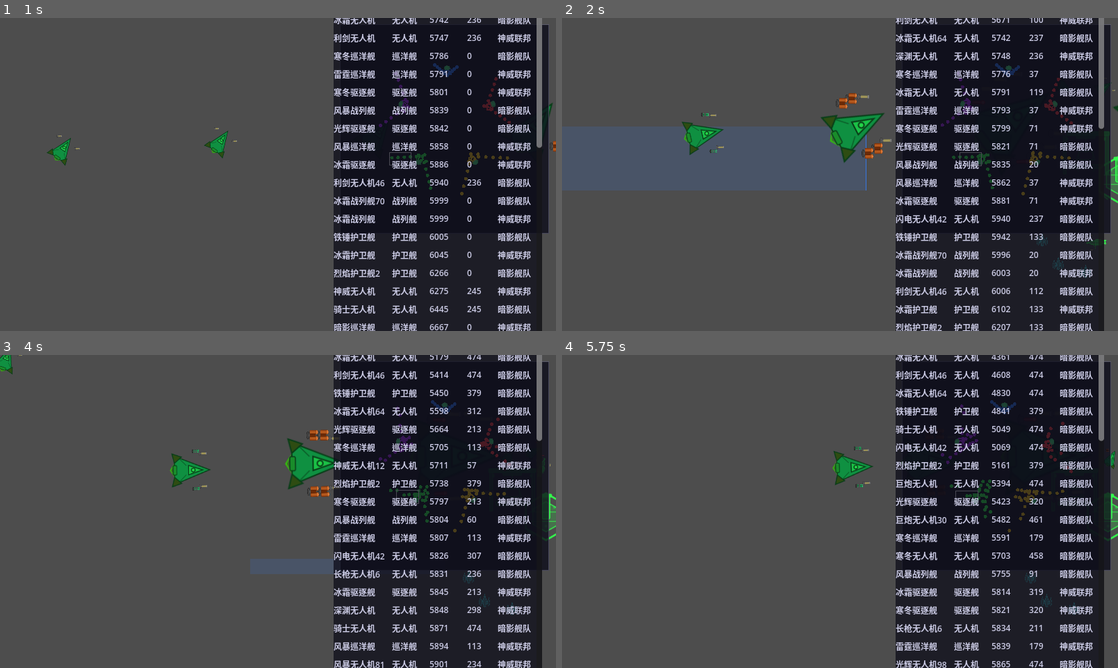
Above: before the commit, frames 1-4 (two rows, left to right).
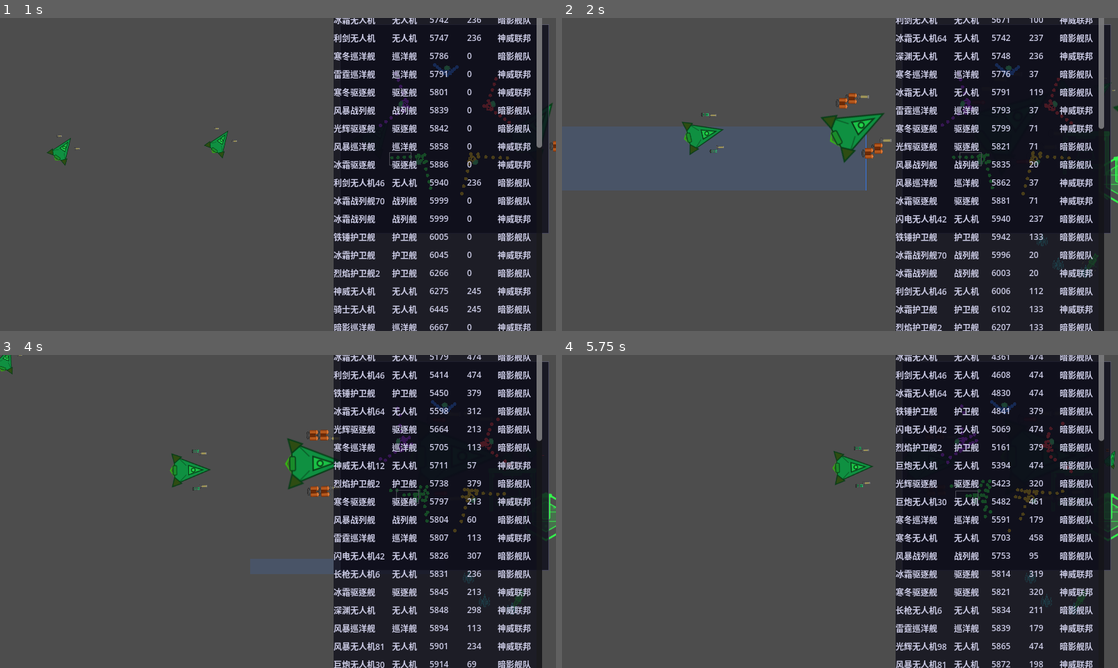
Above: after the commit, the same moments.

Repository: ZhanXuzhao/SpaceRTS
Game: Godot game, scene res://scenes/main.tscn
Two runs of this game, one before a commit and one after it. Both use one fixed random seed, a clock stepped at 60 frames per second and the inputs below.
Inputs (mouse positions are in pixels of both pictures, inside the frame that each line leads up to):
- Up to frame 1 (1 s): tap Enter at 0.5 s; move the mouse to (400, 158) at 0.52 s; hold W from 0.53 s (still down); tap Z at 0.6 s; click (400, 158) at 0.67 s
- Up to frame 2 (2 s): release W at 1.25 s; drag from (728, 190) to (1095, 127) at 1.27 s
- Up to frame 3 (4 s): move the mouse to (333, 442) at 2.02 s; hold W 2.03-2.75 s; tap C at 2.1 s; drag from (250, 574) to (511, 492) at 2.77 s; move the mouse to (444, 558) at 3.52 s; hold A from 3.53 s (still down); tap B at 3.6 s
- Up to frame 4 (5.75 s): release A at 4.25 s; drag from (673, 464) to (1073, 608) at 4.27 s; move the mouse to (867, 511) at 5.02 s; hold A from 5.03 s (still down); tap Q at 5.1 s; click (867, 511) at 5.17 s

Frame 1 is identical in both runs. In frame 2, less than 0.1% of the frame differs, in the area x 72-98%, y 27-81%; in frame 3, 0.9%; in frame 4, 3.9%, in the area x 60-96%, y 22-100%.

Commit message:
Refactor class references & add AI economy, production, and map border systems
- Replace preload constants with global class_name references across
  all scripts (Building, AiController, Minimap, UnitCombat)
- Add AI economy management: mining fleet coordination, miner unit AI
- Add AI production decision-making with shipyard build queues
- Add map border damage: units outside safe radius take %HP/sec
- Add _last_damage_timer to Unit for AI disengagement tracking
- Add Minimap class_name and map border circle drawing (commented out)
- Add game_config constants for map border and shipyard costs/times

Diff:
--- a/game_config.gd
+++ b/game_config.gd
@@ -89,6 +89,14 @@
 const SKILL_PURIFY_COOLDOWN := 5.0
 const SKILL_PURIFY_IMMUNITY_DURATION := 5.0
 
+# ===== 地图边界 =====
+## 地图中心点（世界坐标原点）
+const MAP_CENTER := Vector2(0, 0)
+## 地图安全半径（px），超出后单位每秒受最大生命值百分比伤害
+const MAP_RADIUS := 13000.0
+## 边界外每秒损失最大生命值比例
+const MAP_BORDER_DAMAGE_PCT := 0.05
+
 # ===== 相机 =====
 const SCROLL_SPEED := 1000.0
 
--- a/scripts/ai_controller.gd
+++ b/scripts/ai_controller.gd
@@ -1,9 +1,9 @@
 class_name AiController
 extends Node
 
-## AI 控制器：负责指定阵营的索敌和决策，通过 Unit 的公开命令接口下达指令。
+## AI 指挥官：负责指定阵营的索敌、决策、经济管理和生产调度。
+## 通过 Unit 的公开命令接口下达指令，通过 Building 的接口管理生产和采矿。
 ## 通用战术行为（环绕/保持距离/追逐/自动技能）由 Unit 统一处理，不分阵营。
-## 决策间隔 1 秒，每次评估战场后选择目标阵营，再按优先级选择目标。
 
 enum TargetPref { SMALL_FIRST, BIG_FIRST, THREAT_FOCUS }
 
@@ -21,11 +21,43 @@
 ## 追踪各单位是否正在撤退
 var _retreating_units: Dictionary = {}
 
+# ----- 经济 & 生产系统 -----
+var _buildings: Array = []
+var _main_node = null
+var _economy_timer: float = 0.0
+const ECONOMY_INTERVAL: float = 3.0       # 每3秒评估经济
+var _production_timer: float = 0.0
+const PRODUCTION_INTERVAL: float = 8.0    # 每8秒决定生产
+
+## 各船型造价快捷引用
+const _COST := {
+	Unit.ShipClass.DRONE: GameConfig.SHIPYARD_COST_DRONE,
+	Unit.ShipClass.FRIGATE: GameConfig.SHIPYARD_COST_FRIGATE,
+	Unit.ShipClass.DESTROYER: GameConfig.SHIPYARD_COST_DESTROYER,
+	Unit.ShipClass.CRUISER: GameConfig.SHIPYARD_COST_CRUISER,
+	Unit.ShipClass.BATTLESHIP: GameConfig.SHIPYARD_COST_BATTLESHIP,
+	Unit.ShipClass.MINER: GameConfig.SHIPYARD_COST_MINER,
+}
+const _BUILD_TIME := {
+	Unit.ShipClass.DRONE: GameConfig.SHIPYARD_TIME_DRONE,
+	Unit.ShipClass.FRIGATE: GameConfig.SHIPYARD_TIME_FRIGATE,
+	Unit.ShipClass.DESTROYER: GameConfig.SHIPYARD_TIME_DESTROYER,
+	Unit.ShipClass.CRUISER: GameConfig.SHIPYARD_TIME_CRUISER,
+	Unit.ShipClass.BATTLESHIP: GameConfig.SHIPYARD_TIME_BATTLESHIP,
+	Unit.ShipClass.MINER: GameConfig.SHIPYARD_TIME_MINER,
+}
+
 
 func init(units: Array[Unit], team: String, pref: TargetPref) -> void:
 	all_units = units
 	_my_team = team
 	_target_pref = pref
+
+
+## 扩展初始化：传入建筑列表和 Main 节点引用，用于经济和生产决策
+func init_extended(buildings: Array, main_node) -> void:
+	_buildings = buildings
+	_main_node = main_node
 
 
 func process_ai(delta: float) -> void:
@@ -65,12 +97,29 @@
 		if unit.home_battleship != null and is_instance_valid(unit.home_battleship):
 			_process_drone_ai(unit)
 
-		# 3. 索敌（优先分配集火目标，其次按优先级选择）
+		# 3. 采矿船 AI：主线已处理采矿状态机，但若母矿场被毁则需重分配
+		if unit._is_miner:
+			_manage_miner_unit(unit)
+			continue
+
+		# 4. 索敌（优先分配集火目标，其次按优先级选择）
 		if unit._current_target == null:
 			if focus_target != null and is_instance_valid(focus_target) and focus_target.hull > 0:
 				unit.attack_target(focus_target)
 			else:
 				_select_target(unit, focus_team)
+
+	# ---- 经济管理（间隔执行）----
+	_economy_timer += DECISION_INTERVAL
+	if _economy_timer >= ECONOMY_INTERVAL:
+		_economy_timer = 0.0
+		_manage_mining_fleet()
+
+	# ---- 生产决策（间隔执行）----
+	_production_timer += DECISION_INTERVAL
+	if _production_timer >= PRODUCTION_INTERVAL:
+		_production_timer = 0.0
+		_make_production_decision()
 
 
 # ----- 战场评估 -----
@@ -151,8 +200,16 @@
 # ----- 残血规避 -----
 
 ## 残血单位撤退：血量低于阈值时远离敌人，向友军靠拢
+## 若连续 10 秒未受攻击则自动终止逃跑状态
 func _try_evade(unit) -> bool:
 	var hp_pct = unit.hull / unit.max_hull
+
+	# ---- 脱离战斗检测：10 秒未受伤 → 终止逃跑 ----
+	if unit._last_damage_timer >= 10.0:
+		if _retreating_units.get(unit, false):
+			_retreating_units[unit] = false
+		return false
+
 	if hp_pct > EVADE_HULL_THRESHOLD:
 		if _retreating_units.get(unit, false):
 			_retreating_units[unit] = false
@@ -162,14 +219,16 @@
 	unit._current_target = null
 	unit._explicit_attack_target = null
 
+	# ---- 计算撤退方向 ----
 	# 远离最近敌人
 	var nearest = unit.find_nearest_enemy()
 	var retreat_dir: Vector2
 	if nearest != null:
 		retreat_dir = (unit.global_position - nearest.global_position).normalized()
 	else:
-		# 无敌人时向屏幕上方撤退
-		retreat_dir = Vector2.UP
+		# 无敌人时向地图中心方向撤退
+		var to_center = GameConfig.MAP_CENTER - unit.global_position
+		retreat_dir = to_center.normalized() if to_center.length_squared() > 0 else Vector2.UP
 
 	# 向友军方向靠拢
 	var friendly_center = Vector2.ZERO
@@ -183,7 +242,15 @@
 		var to_friendly = (friendly_center - unit.global_position).normalized()
 		retreat_dir = (retreat_dir + to_friendly * 0.5).normalized()
 
+	# ---- 确保撤退目标在地图边界内 ----
 	var retreat_pos = unit.global_position + retreat_dir * EVADE_SAFE_DISTANCE
+	var dist_from_center = retreat_pos.distance_to(GameConfig.MAP_CENTER)
+	if dist_from_center > GameConfig.MAP_RADIUS * 0.9:
+		# 撤退目标超出安全区域 → 向地图中心方向撤退
+		var to_center = GameConfig.MAP_CENTER - unit.global_position
+		var safe_dir = to_center.normalized() if to_center.length_squared() > 0 else Vector2.DOWN
+		retreat_pos = unit.global_position + safe_dir * EVADE_SAFE_DISTANCE
+
 	unit.move_to(retreat_pos)
 	return true
 
@@ -296,3 +363,174 @@
 			continue
 		min_r = min(min_r, w.attack_range * unit._weapon_range_mult)
 	return min_r if min_r < INF else 0.0
+
+
+# =============================================================================
+# AI 经济系统：采矿管理 + 生产决策
+# =============================================================================
+
+## 管理单艘采矿船：当母矿场被毁时重新分配
+func _manage_miner_unit(unit: Unit) -> void:
+	if is_instance_valid(unit._home_mine):
+		return  # 矿场还在，采矿状态机正常工作
+	# 母矿场被毁 → 找己方其他矿场
+	var new_home = _find_my_mine()
+	if new_home != null:
+		unit.set_as_miner(new_home)
+
+
+## 管理采矿舰队：确保采矿船数量合理
+func _manage_mining_fleet() -> void:
+	var my_miners: Array[Unit] = []
+	var my_shipyards: Array = []
+
+	for unit in all_units:
+		if not is_instance_valid(unit) or unit.hull <= 0 or unit.team != _my_team:
+			continue
+		if unit._is_miner:
+			my_miners.append(unit)
+
+	for b in _buildings:
+		if not is_instance_valid(b) or b.team != _my_team:
+			continue
+		if b.building_type == 1:  # BuildingType.SHIPYARD
+			my_shipyards.append(b)
+
+	# 计算矿物场数量
+	var mineral_fields = _get_mineral_fields()
+	var field_count = mineral_fields.size()
+	if field_count == 0:
+		return
+
+	# 理想采矿船数：每片矿 2 艘，最少 2 艘
+	var ideal_miners = max(2, field_count * 2)
+
+	# 如果采矿船不足且有余钱，生产采矿船
+	if my_miners.size() < ideal_miners and my_shipyards.size() > 0:
+		var minerals = _get_team_minerals()
+		var miner_cost = GameConfig.SHIPYARD_COST_MINER
+		# 至少保留 100 矿物用于战斗单位生产
+		if minerals >= miner_cost + 100:
+			for yard in my_shipyards:
+				if not is_instance_valid(yard):
+					continue
+				if yard._production_queue.size() < 3 and minerals >= miner_cost:
+					if yard.enqueue_ship(Unit.ShipClass.MINER, miner_cost, GameConfig.SHIPYARD_TIME_MINER):
+						minerals -= miner_cost
+
+
+## 生产决策：根据战场形势和矿物储备决定生产什么船
+func _make_production_decision() -> void:
+	var minerals = _get_team_minerals()
+	if minerals < 50:
+		return  # 太穷了，等采矿
+
+	# ---- 统计敌我力量 ----
+	var my_forces: Dictionary = {}  # ShipClass → count
+	var enemy_forces: Dictionary = {}
+	var my_power := 0.0
+	var enemy_power := 0.0
+
+	for unit in all_units:
+		if not is_instance_valid(unit) or unit.hull <= 0:
+			continue
+		var weight = pow(2, max(0, Unit._ship_class_tier(unit.class_type)))
+		if unit.team == _my_team:
+			my_forces[unit.class_type] = my_forces.get(unit.class_type, 0) + 1
+			my_power += weight
+		else:
+			enemy_forces[unit.class_type] = enemy_forces.get(unit.class_type, 0) + 1
+			enemy_power += weight
+
+	# 力量比（>1 我方优势）
+	var ratio = my_power / max(enemy_power, 1.0)
+
+	# ---- 获取己方船坞 ----
+	var my_shipyards: Array = []
+	for b in _buildings:
+		if is_instance_valid(b) and b.team == _my_team and b.building_type == 1:  # SHIPYARD
+			my_shipyards.append(b)
+	if my_shipyards.size() == 0:
+		return
+
+	# ---- 根据力量比和矿物储备选择造舰方案 ----
+	var ship_type: int  # Unit.ShipClass
+	var cost: int
+	var build_time: float
+
+	if ratio < 0.6:
+		# 🚨 大劣势：爆最便宜的船（无人机/护卫舰）防守
+		if minerals >= GameConfig.SHIPYARD_COST_FRIGATE * 2:
+			ship_type = Unit.ShipClass.FRIGATE
+		else:
+			ship_type = Unit.ShipClass.DRONE
+
+	elif ratio < 0.9:
+		# ⚠️ 小劣势：混编护卫舰+驱逐舰
+		var roll = randi() % 3
+		ship_type = Unit.ShipClass.FRIGATE if roll < 2 else Unit.ShipClass.DESTROYER
+
+	elif ratio < 1.5:
+		# ➡️ 均势：均衡生产驱逐舰+巡洋舰
+		if minerals >= GameConfig.SHIPYARD_COST_CRUISER * 2:
+			ship_type = Unit.ShipClass.CRUISER
+		else:
+			ship_type = Unit.ShipClass.DESTROYER
+
+	elif ratio < 2.5:
+		# ✅ 优势：出巡洋舰+少量战列舰
+		if minerals >= GameConfig.SHIPYARD_COST_BATTLESHIP * 3:
+			ship_type = Unit.ShipClass.BATTLESHIP
+		else:
+			ship_type = Unit.ShipClass.CRUISER
+
+	else:
+		# 👑 大优势：暴战列舰碾压
+		if minerals >= GameConfig.SHIPYARD_COST_BATTLESHIP:
+			ship_type = Unit.ShipClass.BATTLESHIP
+		elif minerals >= GameConfig.SHIPYARD_COST_CRUISER:
+			ship_type = Unit.ShipClass.CRUISER
+		else:
+			ship_type = Unit.ShipClass.DESTROYER
+
+	cost = _COST.get(ship_type, 100)
+	build_time = _BUILD_TIME.get(ship_type, 5.0)
+
+	# 找队列最短的船坞加入生产
+	var best_yard = null
+	var min_queue = 999
+	for yard in my_shipyards:
+		if not is_instance_valid(yard):
+			continue
+		var qsize = yard._production_queue.size()
+		if qsize < min_queue:
+			min_queue = qsize
+			best_yard = yard
+
+	if best_yard != null:
+		best_yard.enqueue_ship(ship_type, cost, build_time)
+
+
+## 获取己方第一个矿场
+func _find_my_mine():
+	for b in _buildings:
+		if is_instance_valid(b) and b.team == _my_team and b.building_type == 0:  # BuildingType.MINE
+			return b
+	return null
+
+
+## 查询阵营矿物储量
+func _get_team_minerals() -> float:
+	if _main_node != null and _main_node.has_method("get_team_minerals"):
+		return _main_node.get_team_minerals(_my_team)
+	return 0.0
+
+
+## 获取所有矿物场
+func _get_mineral_fields() -> Array:
+	var fields = get_tree().get_nodes_in_group("mineral_fields")
+	var result: Array = []
+	for f in fields:
+		if is_instance_valid(f):
+			result.append(f)
+	return result
--- a/scripts/hud.gd
+++ b/scripts/hud.gd
@@ -1,6 +1,4 @@
 extends MarginContainer
-
-const _Building = preload("res://scripts/building.gd")
 
 var main: Node2D = null
 
@@ -73,7 +71,7 @@
 ## 外部：设置当前选中的建筑（船坞时显示生产面板）
 func set_selected_building(building) -> void:
 	_selected_building = building
-	var is_shipyard = building != null and building.building_type == _Building.BuildingType.SHIPYARD
+	var is_shipyard = building != null and building.building_type == Building.BuildingType.SHIPYARD
 	_build_queue_label.visible = is_shipyard
 	_build_panel_visible = is_shipyard
 
@@ -92,7 +90,7 @@
 func _on_build_btn_pressed(ship_type, cost: int) -> void:
 	if _selected_building == null or not is_instance_valid(_selected_building):
 		return
-	if _selected_building.building_type != _Building.BuildingType.SHIPYARD:
+	if _selected_building.building_type != Building.BuildingType.SHIPYARD:
 		return
 
 	var build_time := 0.0
@@ -271,7 +269,7 @@
 
 	# ---- 建筑选择/生产面板（按钮已放入 SkillPanel）----
 	var has_shipyard = _selected_building != null and is_instance_valid(_selected_building) \
-		and _selected_building.building_type == _Building.BuildingType.SHIPYARD
+		and _selected_building.building_type == Building.BuildingType.SHIPYARD
 	_build_queue_label.visible = has_shipyard
 	if has_shipyard:
 		var qsize = _selected_building._production_queue.size()
@@ -399,7 +397,7 @@
 	# ---- 船坞快捷键 Z/X/C/V/B（仅在船坞选中且无单位选中时触发）----
 	if event is InputEventKey and event.pressed and _selected_building != null \
 			and is_instance_valid(_selected_building) \
-			and _selected_building.building_type == _Building.BuildingType.SHIPYARD \
+			and _selected_building.building_type == Building.BuildingType.SHIPYARD \
 			and (main == null or main._selected_units.size() == 0):
 		var key_idx = -1
 		match event.keycode:
--- a/scripts/main.gd
+++ b/scripts/main.gd
@@ -1,6 +1,4 @@
 extends Node2D
-
-const _Building = preload("res://scripts/building.gd")
 
 ## 单位预制场景
 @export var unit_scene: PackedScene
@@ -55,7 +53,7 @@
 # ----- 相机 -----
 var _camera: Camera2D
 var _zoom_target: float = 1.0
-var _minimap_node
+@onready var _minimap_node = $MinimapLayer/MinimapContainer/Minimap
 var _minimap_container: ColorRect
 var _follow_unit: Unit = null  # F 键跟随目标
 
@@ -68,8 +66,6 @@
 
 # ----- AI 控制器 -----
 var _ai_controllers: Array = []
-const _AI_CTL_SCRIPT = preload("res://scripts/ai_controller.gd")
-
 # ----- 菜单覆图层（CanvasLayer 始终在顶层） -----
 var _overlay: CanvasLayer
 
@@ -125,7 +121,6 @@
 	_camera.make_current()
 
 	# 小地图（场景中已有 MinimapLayer > MinimapContainer > Minimap）
-	_minimap_node = $MinimapLayer/MinimapContainer/Minimap
 	_minimap_node.camera_ref = _camera
 	_minimap_container = $MinimapLayer/MinimapContainer
 	# 初始定位到右上角
@@ -183,6 +178,17 @@
 	for ctl in _ai_controllers:
 		if ctl != null:
 			ctl.process_ai(delta)
+
+	# ---- 地图边界伤害：超出安全圆范围的单位每秒损失 5% 最大生命 ----
+	const MAP_CENTER := GameConfig.MAP_CENTER
+	const MAP_RADIUS := GameConfig.MAP_RADIUS
+	for unit in _units:
+		if not is_instance_valid(unit) or unit.hull <= 0:
+			continue
+		var dist = unit.global_position.distance_to(MAP_CENTER)
+		if dist > MAP_RADIUS:
+			var dmg = unit.max_hull * GameConfig.MAP_BORDER_DAMAGE_PCT * delta
+			unit.take_damage(dmg)
 
 	# ---- 边缘滚屏 ----
 	_edge_scroll(delta)
@@ -507,7 +513,7 @@
 		_attack_cursor_mode = false
 		# 选中建筑时右键 → 设置集结点
 		if _selected_units.size() == 0 and _selected_building != null and is_instance_valid(_selected_building):
-			if _selected_building.building_type == _Building.BuildingType.SHIPYARD:
+			if _selected_building.building_type == Building.BuildingType.SHIPYARD:
 				var world_pos = _screen_to_world(event.position)
 				# 检测是否点中了矿场 → 采矿船集结点
 				var hit_mineral = false
@@ -862,16 +868,18 @@
 func _ai_controller_init() -> void:
 	# 除第一个阵营（玩家）外，其余阵营由AI指挥官控制，偏好随机分配
 	var prefs = [
-		_AI_CTL_SCRIPT.TargetPref.SMALL_FIRST,
-		_AI_CTL_SCRIPT.TargetPref.BIG_FIRST,
-		_AI_CTL_SCRIPT.TargetPref.THREAT_FOCUS,
+		AiController.TargetPref.SMALL_FIRST,
+		AiController.TargetPref.BIG_FIRST,
+		AiController.TargetPref.THREAT_FOCUS,
 	]
 	var count = mini(GameConfig.faction_config.size(), 999)
 	for i in range(1, count):
 		var team_name = faction_team_names[i]
 		var pref = prefs[randi() % prefs.size()]
-		var ai = _AI_CTL_SCRIPT.new()
+		var ai = AiController.new()
 		ai.init(_units, team_name, pref)
+		# 传入建筑列表和 Main 引用，使AI能管理经济和生产
+		ai.init_extended(_buildings, self)
 		add_child(ai)
 		_ai_controllers.append(ai)
 
@@ -941,6 +949,13 @@
 
 
 func _draw() -> void:
+	# ---- 地图边界圆圈 ----
+	var boundary_color = Color(1.0, 0.3, 0.1, 0.15)
+	draw_arc(GameConfig.MAP_CENTER, GameConfig.MAP_RADIUS, 0, TAU, 192, boundary_color, 3.0)
+	# 外圈较淡的警示环
+	var warn_color = Color(1.0, 0.2, 0.05, 0.06)
+	draw_arc(GameConfig.MAP_CENTER, GameConfig.MAP_RADIUS, 0, TAU, 192, warn_color, 12.0)
+
 	# 框选矩形（世界坐标）
 	if _is_dragging:
 		var rect = _get_drag_rect()
@@ -1185,7 +1200,7 @@
 		# 找己方矿场
 		var home_mine = null
 		for b in _buildings:
-			if b.team == team_name and b.building_type == _Building.BuildingType.MINE:
+			if b.team == team_name and b.building_type == Building.BuildingType.MINE:
 				home_mine = b
 				break
 		if home_mine != null:
@@ -1349,7 +1364,7 @@
 	# ---- 矿场（在出生点后方稍近处）----
 	var mine_pos = base_pos + back_dir * 400
 	var mine = building_scene.instantiate()
-	mine.building_type = _Building.BuildingType.MINE
+	mine.building_type = Building.BuildingType.MINE
 	mine.team = team_name
 	mine.building_color = color
 	mine.global_position = mine_pos
@@ -1360,7 +1375,7 @@
 	# ---- 船坞（在矿场旁边）----
 	var yard_pos = mine_pos + back_dir.rotated(deg_to_rad(90)) * 200
 	var yard = building_scene.instantiate()
-	yard.building_type = _Building.BuildingType.SHIPYARD
+	yard.building_type = Building.BuildingType.SHIPYARD
 	yard.team = team_name
 	yard.building_color = color
 	yard.global_position = yard_pos
@@ -1408,7 +1423,7 @@
 	# 找己方矿场
 	var home_mine = null
 	for b in _buildings:
-		if b.team == team_name and b.building_type == _Building.BuildingType.MINE:
+		if b.team == team_name and b.building_type == Building.BuildingType.MINE:
 			home_mine = b
 			break
 	if home_mine == null:
--- a/scripts/minimap.gd
+++ b/scripts/minimap.gd
@@ -1,6 +1,5 @@
+class_name Minimap
 extends Node2D
-
-const _Building = preload("res://scripts/building.gd")
 
 ## 单位列表引用
 var units: Array = []
@@ -72,6 +71,12 @@
 	var map_rect = _get_map_rect()
 	var map_pos = map_rect.position
 
+	# ---- 地图边界圆圈（在小地图上绘制）----
+	# var mm_center = _world_to_minimap(GameConfig.MAP_CENTER, map_pos)
+	# var mm_radius = (GameConfig.MAP_RADIUS / _world_bounds.size.x) * map_size.x
+	# if mm_radius > 2.0:
+	# 	draw_arc(mm_center, mm_radius, 0, TAU, 64, Color(1.0, 0.3, 0.1, 0.4), 1.5)
+
 	# 背景
 	draw_rect(map_rect, Color(0.05, 0.05, 0.1, 0.8), true)
 	draw_rect(map_rect, Color(0.4, 0.4, 0.5, 0.6), false, 1.0)
@@ -98,7 +103,7 @@
 		var color = Unit.team_color_map.get(building.team, Color.WHITE)
 		# 矿场用菱形，船坞用方形
 		var rect_size = 4.0
-		if building.building_type == _Building.BuildingType.MINE:
+		if building.building_type == Building.BuildingType.MINE:
 			# 菱形
 			draw_line(mm_pos + Vector2(-rect_size, 0), mm_pos + Vector2(0, -rect_size), color, 2.0)
 			draw_line(mm_pos + Vector2(0, -rect_size), mm_pos + Vector2(rect_size, 0), color, 2.0)
--- a/scripts/unit.gd
+++ b/scripts/unit.gd
@@ -10,7 +10,6 @@
 enum ShipClass { DRONE, FRIGATE, DESTROYER, CRUISER, BATTLESHIP, MINER }
 enum AttackMode { FREE_FIRE, KEEP_DISTANCE, ORBIT_SHOOT }
 
-const UNIT_COMBAT = preload("res://scripts/unit_combat.gd")
 const UNIT_MOVEMENT = preload("res://scripts/unit_movement.gd")
 
 @export var class_type: ShipClass = ShipClass.DRONE
@@ -48,6 +47,8 @@
 var _skill_timers: Array[float] = [0.0, 0.0, 0.0, 0.0, 0.0, 0.0]
 ## 减益免疫计时
 var _debuff_immunity_timer: float = 0.0
+## 自上次受伤以来经过的时间（秒），用于 AI 判断是否脱离战斗
+var _last_damage_timer: float = 0.0
 
 # ----- 战绩 -----
 var kill_count: int = 0
@@ -286,9 +287,9 @@
 	_update_tactical()
 
 	# ---- 执行层（不含任何 AI 决策）----
-	UNIT_COMBAT.update_turrets(self, delta)
-	UNIT_COMBAT.update_weapons(self, delta)
-	UNIT_COMBAT.update_pd(self, delta)
+	UnitCombat.update_turrets(self, delta)
+	UnitCombat.update_weapons(self, delta)
+	UnitCombat.update_pd(self, delta)
 	_update_chase_execution()
 	_update_orbit(delta)
 	# ---- 武器存活时间统计（DPS 计算用，每秒更新一次）----
@@ -352,6 +353,9 @@
 
 
 func _update_shield(delta: float) -> void:
+	# 跟踪自上次受伤的时间
+	_last_damage_timer += delta
+
 	if _shield_regen_delay > 0.0:
 		_shield_regen_delay -= delta
 	elif shield < max_shield:
@@ -457,7 +461,7 @@
 ## 攻击移动模式下自动寻找范围内敌人
 func _auto_target_in_area() -> void:
 	if _is_area_attack and _current_target == null:
-		var target = UNIT_COMBAT.find_nearest_enemy_in_area(self)
+		var target = UnitCombat.find_nearest_enemy_in_area(self)
 		if target != null:
 			_current_target = target
 
@@ -811,6 +815,9 @@
 
 
 func take_damage(amount: float, source: Node = null) -> void:
+	# 重置受伤计时器（用于 AI 判断脱离战斗）
+	_last_damage_timer = 0.0
+
 	# 先处理伤害加成和减免逻辑
 	var final_damage = amount * _damage_taken_mult
 	if source != null and source is Unit and source.team != team:
@@ -853,7 +860,7 @@
 		queue_free()
 
 func find_nearest_enemy() -> Unit:
-	return UNIT_COMBAT.find_nearest_enemy(self)
+	return UnitCombat.find_nearest_enemy(self)
 
 func _set_skill_auto(value: Array[bool]) -> void:
 	_skill_auto = value
